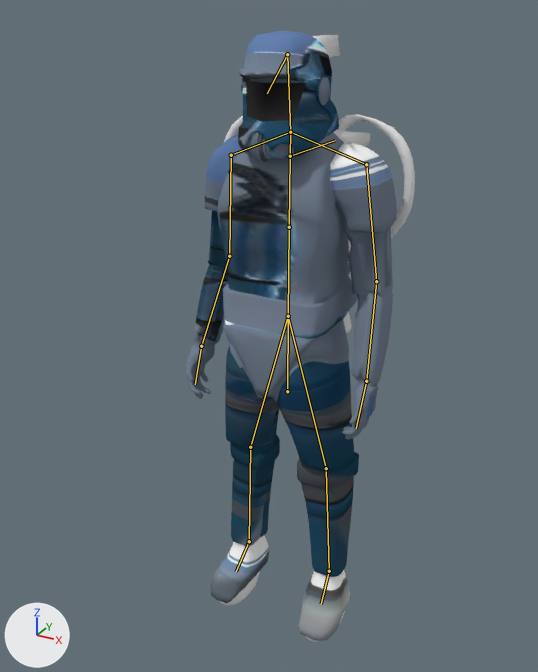
One commit to the Blender file UnityProject/Assets/Meshes/Character/Character.blend: the scene before it, then after it.
One viewpoint serves both versions: a 50 mm lens placed at (1.0, -1.924, 1.953), pointed at (-0.093, 0.063, 0.96). The axes (+X, +Y, +Z) are drawn at lower left. The lights are the same throughout. The bones that bend it are drawn over the model as lines.

Objects in the first picture: 'jetpack', 'main', 'repulsion', 'visor'.
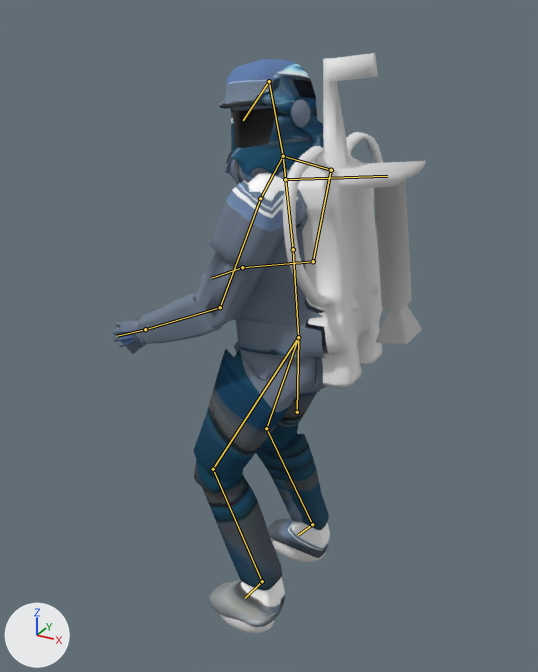
The newer file adds an action. The first version stands in its rest pose; the second is drawn at frame 30 of the action 'GroundSlide_slow'.

Pixel boxes (x1, y1, x2, y2) of what changed, in the pictures (538 x 672 px):
'main', posed
    before: (186, 31, 397, 641)
    after: (112, 59, 330, 627)
'jetpack', posed (25% narrower, 12% taller)
    before: (224, 35, 415, 334)
    after: (283, 53, 426, 388)
'visor', posed (25% narrower)
    before: (246, 80, 306, 122)
    after: (233, 107, 278, 148)
'repulsion', posed (17% narrower, 33% taller)
    before: (218, 571, 345, 642)
    after: (220, 538, 325, 633)
bone 'Hips', root to tip
    before: (287, 391) to (288, 316)
    after: (297, 412) to (298, 337)
bone 'Spine', root to tip
    before: (288, 316) to (289, 227)
    after: (298, 337) to (293, 249)
bone 'Spine1', root to tip
    before: (289, 227) to (290, 156)
    after: (293, 249) to (285, 179)
bone 'RightShoulder', root to tip
    before: (290, 132) to (231, 155)
    after: (283, 156) to (331, 170)
bone 'RightArm', root to tip
    before: (231, 155) to (229, 256)
    after: (331, 170) to (313, 261)
bone 'RightForeArm', root to tip
    before: (229, 256) to (201, 346)
    after: (313, 261) to (242, 267)
bone 'RightHand', root to tip
    before: (201, 346) to (195, 384)
    after: (242, 267) to (211, 278)
bone 'LeftArm', root to tip
    before: (366, 164) to (376, 281)
    after: (260, 198) to (220, 307)
bone 'LeftForeArm', root to tip
    before: (376, 281) to (366, 381)
    after: (220, 307) to (145, 329)
bone 'Head', root to tip
    before: (290, 132) to (287, 54)
    after: (283, 156) to (269, 81)
bone 'LeftUpLeg', root to tip
    before: (288, 316) to (326, 468)
    after: (298, 337) to (213, 469)
bone 'LeftLeg', root to tip
    before: (326, 468) to (329, 571)
    after: (213, 469) to (262, 581)
bone 'LeftFoot', root to tip
    before: (329, 571) to (321, 604)
    after: (262, 581) to (245, 598)
bone 'RightUpLeg', root to tip
    before: (288, 316) to (250, 447)
    after: (298, 337) to (266, 428)
bone 'RightLeg', root to tip
    before: (250, 447) to (249, 541)
    after: (266, 428) to (312, 524)
bone 'RightFoot', root to tip
    before: (249, 541) to (236, 571)
    after: (312, 524) to (298, 535)

The change in detail:
Bone 'Hips' (bone_hips) moves from (0.0, 0.0, 0.0) to (0.038, -0.066, 0.0).
Bone 'Hips' (bone_hips) turns from (0, 0, 0) to (0, -90, 0) degrees about its own x, y and z.
Bone 'Spine' (bone_spine) turns from (0, 0, 0) to (5, 0, 0) degrees about its own x, y and z.
Bone 'Spine1' (bone_spine1) turns from (0, 0, 0) to (3, 0, 0) degrees about its own x, y and z.
Bone 'RightShoulder' (bone_rightshoulder) turns from (0, 0, 0) to (2, 1, 0) degrees about its own x, y and z.
Bone 'RightArm' (bone_rightarm) turns from (0, 0, 0) to (-28, 3, 0) degrees about its own x, y and z.
Bone 'RightForeArm' (bone_rightforearm) turns from (0, 0, 0) to (-29, 5, -1) degrees about its own x, y and z.
Bone 'RightHand' (bone_righthand) turns from (0, 0, 0) to (4, -18, -16) degrees about its own x, y and z.
Bone 'LeftArm' (bone_leftarm) turns from (0, 0, 0) to (-34, -3, 5) degrees about its own x, y and z.
Bone 'LeftForeArm' (bone_leftforearm) turns from (0, 0, 0) to (-15, -1, 4) degrees about its own x, y and z.
Bone 'Head' (bone_head) turns from (0, 0, 0) to (-15, 72, -20) degrees about its own x, y and z.
Bone 'LeftUpLeg' (bone_leftupleg) turns from (0, 0, 0) to (4, -4, -26) degrees about its own x, y and z.
Bone 'LeftLeg' (bone_leftleg) turns from (0, 0, 0) to (53, 1, 6) degrees about its own x, y and z.
Bone 'LeftFoot' (bone_leftfoot) turns from (0, 0, 0) to (-30, 5, -8) degrees about its own x, y and z.
Bone 'RightUpLeg' (bone_rightupleg) turns from (0, 0, 0) to (3, 4, 23) degrees about its own x, y and z.
Bone 'RightLeg' (bone_rightleg) turns from (0, 0, 0) to (45, -2, -2) degrees about its own x, y and z.
Bone 'RightFoot' (bone_rightfoot) turns from (0, 0, 0) to (-29, 4, 1) degrees about its own x, y and z.
